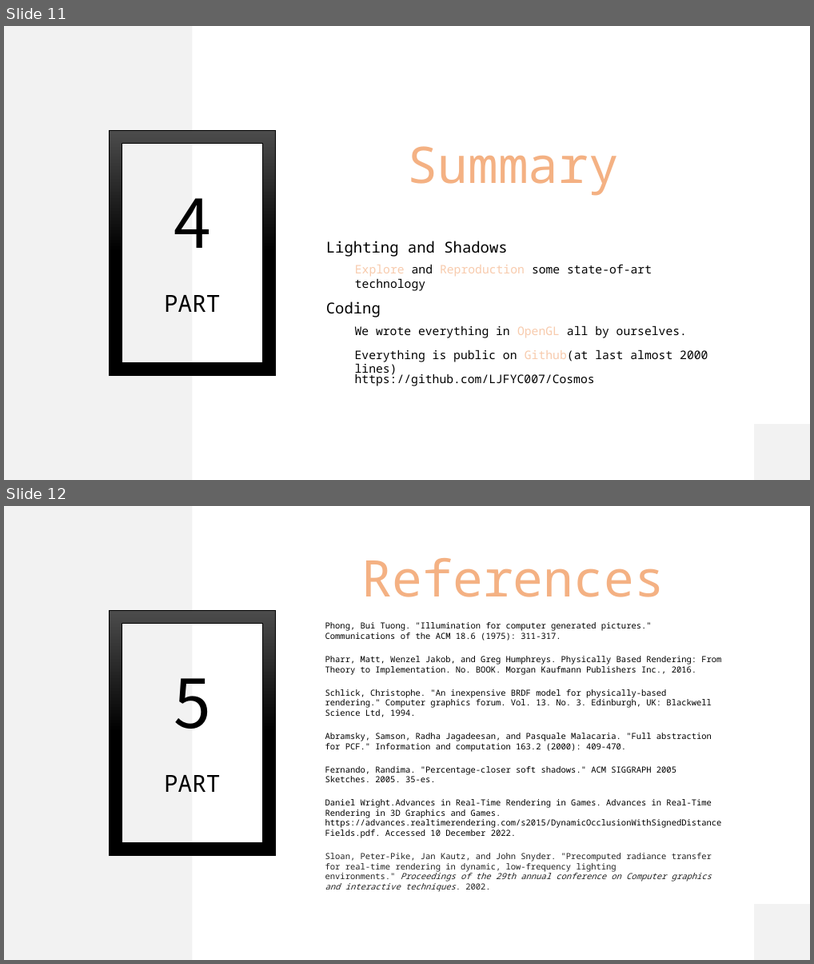
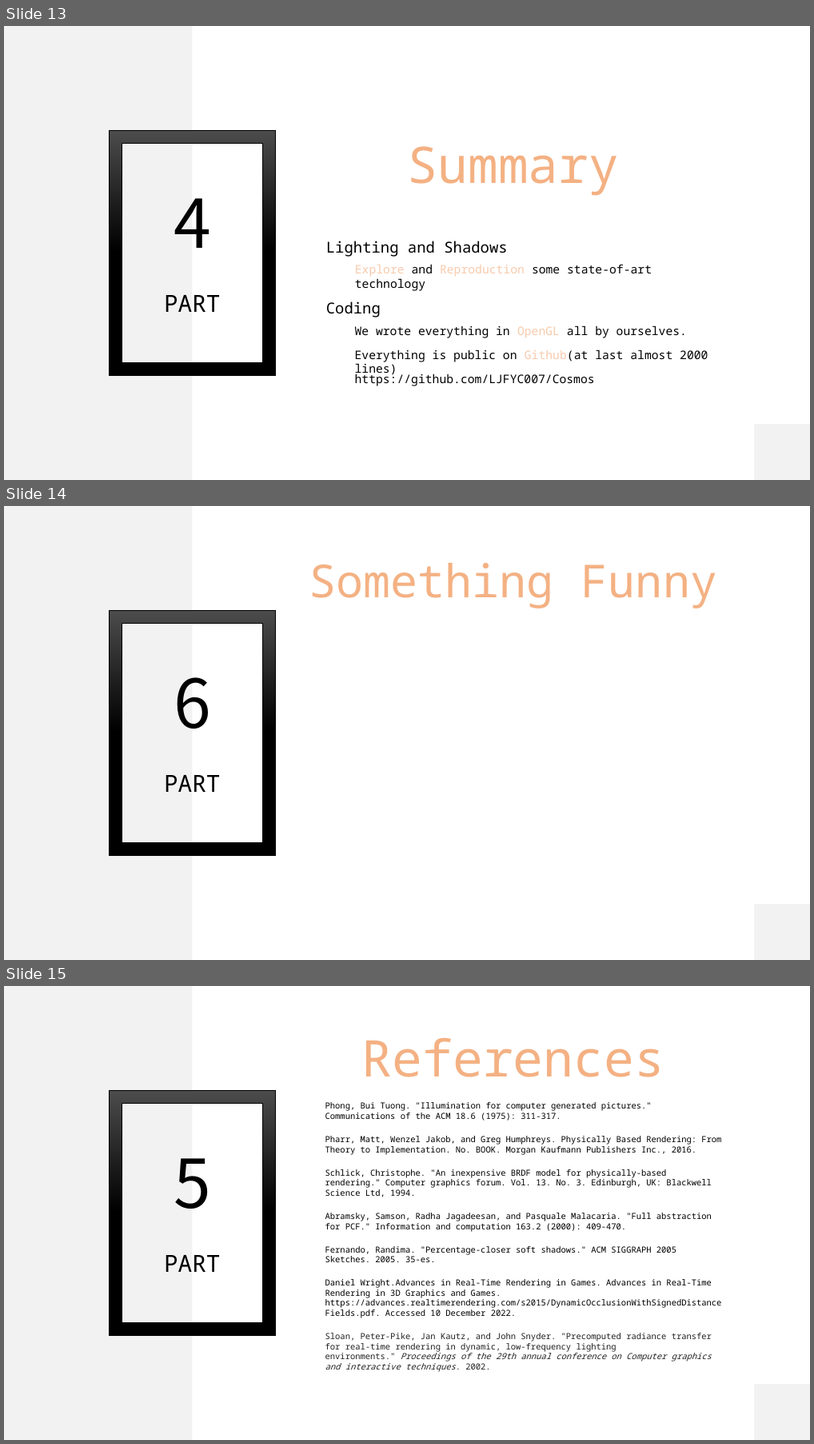
Before and after one commit to LJFYC007/Cosmos, a slide deck: Real-time rendering.pptx. Shown one above the other, each under a label of ours: slides 11 and 12 before the commit, slides 13, 14 and 15 after it. The pictures are 814x964 and 814x1444 pixels, drawn with LibreOffice and Linux fonts; fonts in the diff are those of the drawing. Boxes give left, top, right and bottom in pixels: in the first picture for what was removed or moved away, otherwise in the second. Text is boxed around its words. In the diff, an @@ line names an element or a change of style, - is before the commit and + after.

```diff
--- a/Real-time rendering.pptx
+++ b/Real-time rendering.pptx
@@ slide 14 added at (4, 506, 810, 960), background #FFFFFF @@
@@ rectangle added at (4, 506, 192, 960), fill #F2F2F2 @@
@@ title added at (310, 563, 718, 608), 54 pt, text #F4B183 @@
+Something Funny
@@ frame added at (110, 611, 275, 856), fill gradient #4B4B4B to #000000, outline #000000 0.5 pt @@
@@ text added at (174, 677, 211, 728), 80 pt, text #000000 @@
+6
@@ text added at (164, 775, 220, 792), 28 pt, text #000000 @@
+PART
@@ rectangle added at (754, 904, 810, 960), fill #F2F2F2 @@
@@ what was slide 11 is now slide 13 @@
@@ what was slide 12 is now slide 15 @@
```
Also in this commit, not shown: 6 slides changed, 2 other slides added.
